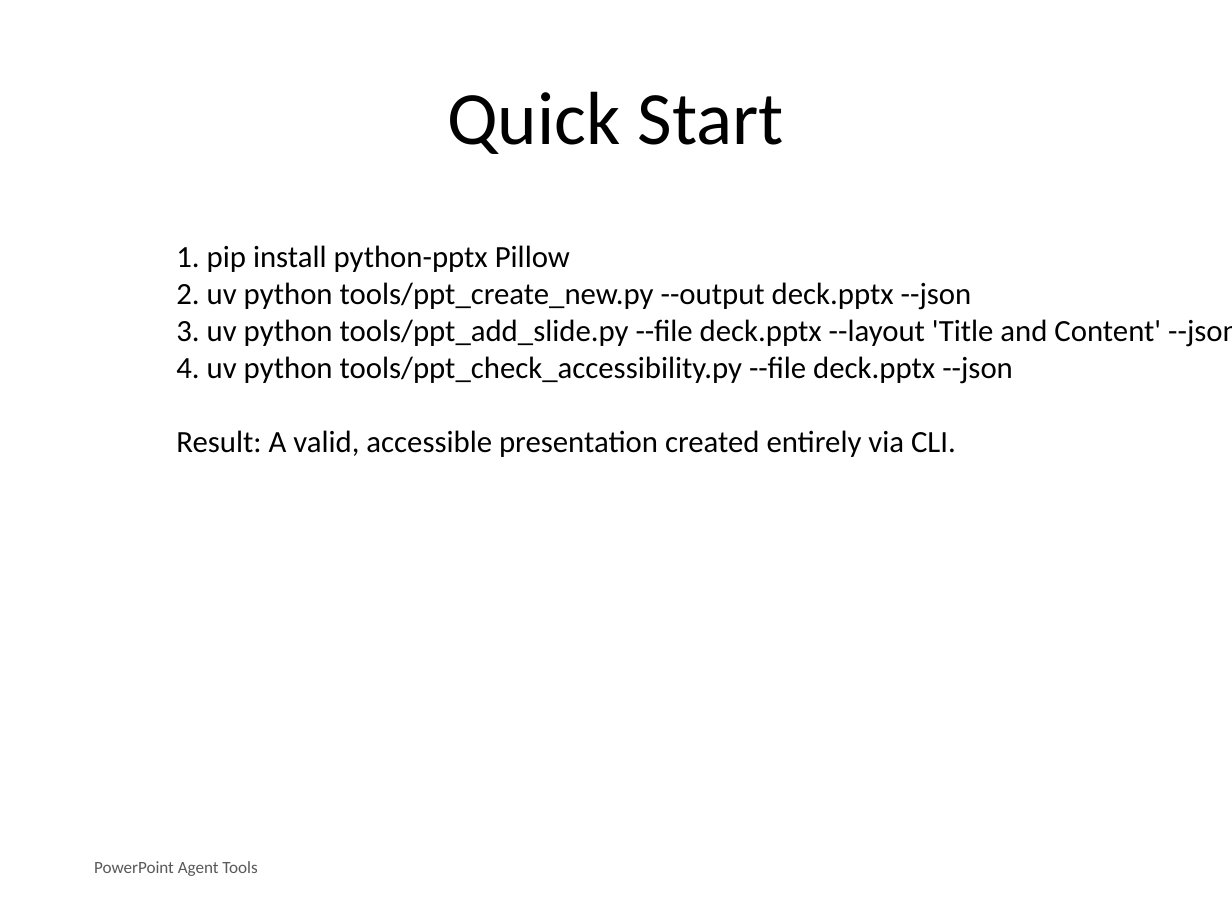
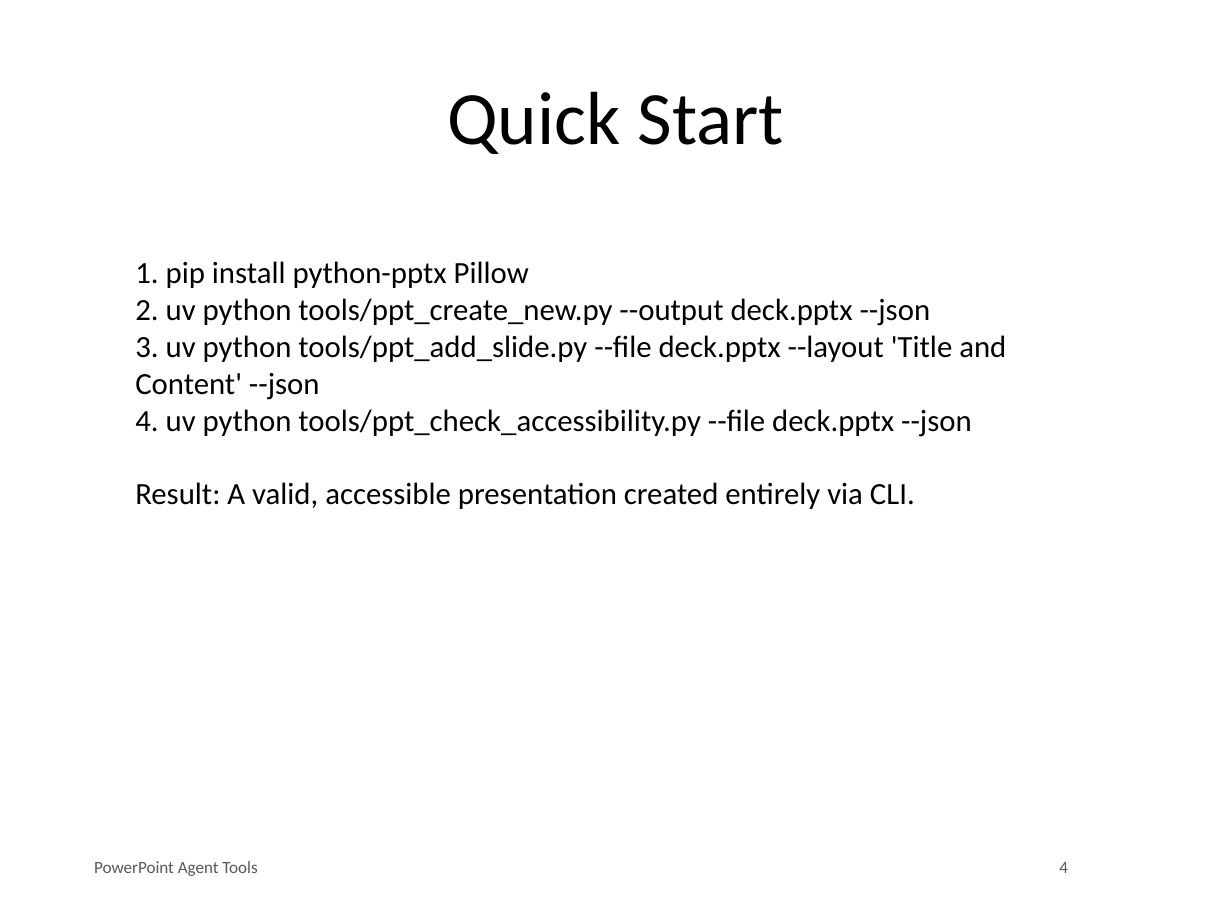
Before and after one commit to nordeim/powerpoint-agent-tool, a slide deck: slide 4 of e2e_test_deck.pptx. Drawn at 1232x924 pixels with LibreOffice and Linux fonts; fonts in the diff are those of the drawing. Boxes give left, top, right and bottom in pixels: in the first picture for what was removed or moved away, otherwise in the second. Text is boxed around its words. In the diff, an @@ line names an element or a change of style, - is before the commit and + after.

Commit message:
e2e add more tools

```diff
--- a/e2e_test_deck.pptx
+++ b/e2e_test_deck.pptx
@@ text "1. pip install python-pptx Pillow" rewrapped from [176, 245, 1232, 457] to [135, 261, 1006, 509] @@
@@ text added at [1059, 862, 1068, 873], 10 pt, text #595959 @@
+4
```
Also in this commit, not shown: 6 other slides changed, 7 other files.
